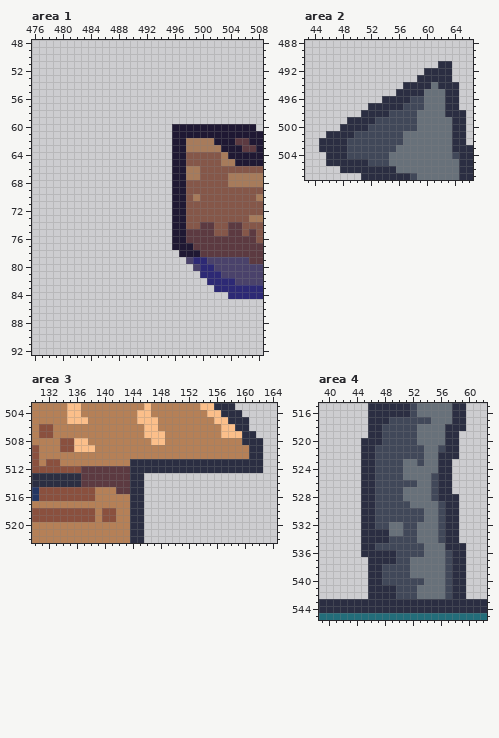
A pixel-art file gets an edit: res/img/towntiles.aseprite. Above: the version before the commit.
1024x1024 pixels, 1 frame. Colours within 5 levels of each other are drawn and written as one. Shown: area 1: x 476..508, y 48..92; area 2: x 43..66, y 488..507; area 3: x 130..164, y 503..522; area 4: x 39..62, y 515..545. The commit also changed other parts of the picture, which this record leaves out.
Now the later version:
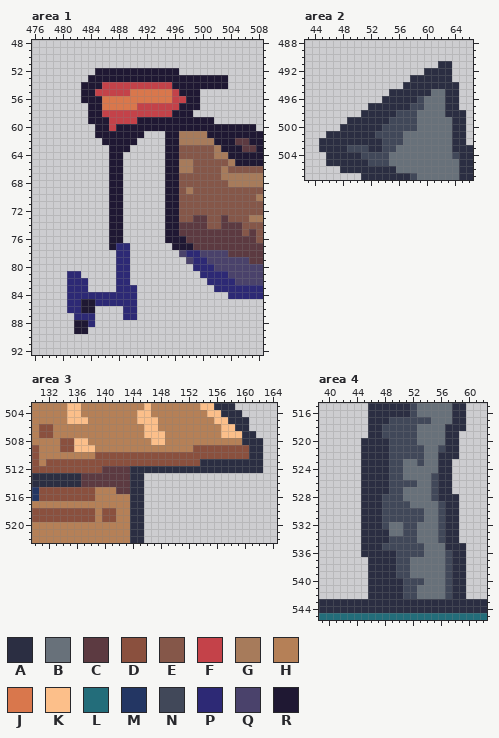
Palette (. is transparent): A #2b2e42  B #68717a  C #5c3a41  D #8a503e  E #855749  F #c44249  G #a77b5b  H #b58057  J #d9774c  K #fcbf8a  L #236d7a  M #233663  N #414859  P #2d2975  Q #4a426b  R #1f1833
The exact change:
--- area 1, layer "Layer 2"
@@ x 476..508 @@
 51 .................................
-52 .................................
-53 .................................
-54 .................................
-55 .................................
-56 .................................
-57 .................................
-58 .................................
-59 .................................
-60 ....................RRRRRRRRRRRR.
-61 ....................RRRRRRRRRRRRR
-62 ....................RRGGGGRRRCCRR
-63 ....................RRGGGGGRRRCCR
-64 ....................RREEEEEGRRRRR
-65 ....................RREEEEEGGRRRR
-66 ....................RRGGEEEEEEEEE
-67 ....................RRGGEEEEGGGGG
-68 ....................RREEEEEEGGGGG
-69 ....................RREEEEEEEEEEE
-70 ....................RREGEEEEEEEEG
-71 ....................RREEEEEEEEEEE
-72 ....................RREEEEEEEEEEE
-73 ....................RREEEEEEEEEGG
-74 ....................RREECCEECCEEE
-75 ....................RRCCCCEECCECE
-76 ....................RRCCCCCCCCCCE
-77 ....................RRRCCCCCCCCCC
-78 .....................RRRCCCCCCCCC
-79 ......................QPPQQQQQQCC
-80 .......................QPPQQQQQQQ
-81 ........................PPPQQQQQQ
-82 .........................PPPPQQQQ
-83 ..........................PPPPPPP
-84 ............................PPPPP
-85 .................................
-86 .................................
-87 .................................
-88 .................................
-89 .................................
+52 .........RRRRRRRRRRRR............
+53 ........RRRRRRRRRRRRRRRRRRRR.....
+54 .......RRRFFFFFFFFFFRRRRRRRR.....
+55 .......RRFFFFFJJJJJJFRRR.........
+56 .......RRRJJJJJJJJJJFFRR.........
+57 ........RRJJJJJFFFFFFRRR.........
+58 ........RRFFFFFFFFFFRRR..........
+59 ........RRRFFFFRRRRRRRRRRR.......
+60 .........RRFRRRRRRRRRRRRRRRRRRRR.
+61 .........RRRRRRR...RRGGGGRRRRRRRR
+62 ..........RRRRR....RRGGGGGRRRCCRR
+63 ...........RRR.....RREEEEEGRRRCCR
+64 ...........RR......RREEEEEGGRRRRR
+65 ...........RR......RRGGEEEEEGRRRR
+66 ...........RR......RRGGEEEEGEEEEE
+67 ...........RR......RREEEEEEGGGGGG
+68 ...........RR......RREEEEEEEGGGGG
+69 ...........RR......RREGEEEEEEEEEE
+70 ...........RR......RREEEEEEEEEEEG
+71 ...........RR......RREEEEEEEEEEEE
+72 ...........RR......RREEEEEEEEEEEE
+73 ...........RR......RREECCEECEEEGG
+74 ...........RR......RRCCCCEECCCEEE
+75 ...........RR......RRCCCCCCCCCECE
+76 ...........RR......RRRCCCCCCCCCCE
+77 ...........RPP......RRRCCCCCCCCCC
+78 ............PP.......QPPQQQQCCCCC
+79 ............PP........QPPQQQQQQCC
+80 ............PP.........PPPQQQQQQQ
+81 .....PP.....PP..........PPPPQQQQQ
+82 .....PPP....PP...........PPPPQQQQ
+83 .....PPP....PPP...........PPPPPPP
+84 .....PPPPPPPPPP.............PPPPP
+85 .....PPRRPPPPPP..................
+86 .....PPRR....PP..................
+87 ......PPP....PP..................
+88 ......RRP........................
+89 ......RR.........................
 90 .................................
--- area 2, layer "Layer 2"
@@ x 43..66 @@
 492 .................AAAA...
-493 ................AAAAA...
-494 ..............AAAABAAA..
-495 .............AAAABBBAA..
-496 ...........AAAANNBBBAA..
-497 .........AAAAANNNBBBAA..
-498 ........AAAANNNNBBBBAAA.
-499 ......AAAANNNNNNBBBBBAA.
-500 .....AAAANNNNNNNBBBBBAA.
-501 ...AAAANNNNNNNBBBBBBBAA.
-502 ..AAAANNNNNNNNBBBBBBBAA.
-503 ..AAAANNNNNNNBBBBBBBBAAA
-504 ...AAANNNNNNBBBBBBBBBNAA
+493 ...............AAAAAA...
+494 ..............AAAAAAAA..
+495 ............AAAAAABBAA..
+496 ...........AAAAANBBBAA..
+497 .........AAAAAANNBBBAA..
+498 ........AAAAANNNBBBBAAA.
+499 ......AAAAAANNNNBBBBBAA.
+500 .....AAAAAANNNNNBBBBBAA.
+501 ...AAAAAAANNNNBBBBBBBAA.
+502 ..AAAAAAAAANNNBBBBBBBAA.
+503 ..AAAANNNAANNBBBBBBBBAAA
+504 ...AAAAANNNNBBBBBBBBBNAA
 505 ...AAAAAANNNBBBBBBBBBBAA
--- area 3, layer "Layer 2"
@@ x 130..164 @@
 508 HHHHDDKKHHHHHHHHHKKHHHHHHHHHHHAAA..
-509 DHHHDDKKKHHHHHHHHHHHHHHHHHHHHHHAA..
-510 DHHHHHHHHHHHHHHHHHHHHHHHHHHHHHHAA..
-511 DHDDHHHHHHHHHHAAAAAAAAAAAAAAAAAAA..
-512 DDDDDDDCCCCCCCAAAAAAAAAAAAAAAAAAA..
+509 DHHHDDKKKHHHHHHHHHHHHHHDDDDDDDDAA..
+510 DHHHHHHHHDDDDDDDDDDDDDDDDDDDDDDAA..
+511 DHDDDDDDDDDDDDDDDDDDDDDDAAAAAAAAA..
+512 DDDDDDDDDDCCCCAAAAAAAAAAAAAAAAAAA..
 513 AAAAAAACCCCCCCAA...................
--- area 4, layer "Layer 2"
@@ x 45..52 @@
 519 .AANNNNN
-520 AAANNNNN
-521 AANNNNNN
-522 AANNNNNN
-523 AANNNNBB
-524 AANNNNBB
-525 AANNNNBB
-526 AANNNNNN
-527 AANNNNBB
-528 AANNNNBB
-529 AANNNNNB
-530 AANNNNNN
-531 AANNNNNN
-532 AANNBBNN
+520 AAAANNNN
+521 AAAANNNN
+522 AAAANNNN
+523 AAAANNBB
+524 AAAANNBB
+525 AAAANNBB
+526 AAAANNNN
+527 AAAANNBB
+528 AAANNNBB
+529 AAANNNNB
+530 AAANNNNN
+531 AAANNNNN
+532 AAANBBNN
 533 AAAABBNN
 534 AAAANNNN
-535 AANNNNNN
+535 AAANNNNN
 536 AAAAANNN
 537 .AAAANNB
-538 .AANNNNB
-539 .AANNNNB
-540 .AANNNNN
-541 .AAAANNN
-542 .AAAANNN
+538 .AAAANNB
+539 .AAAANNB
+540 .AAAAANN
+541 .AAAAANN
+542 .AAAAANN
 543 AAAAAAAA
Boxes around the changes in both pictures, in picture pixels (x1, y1, x2, y2):
changed: (67, 68, 228, 334)
changed: (347, 75, 438, 159)
changed: (60, 445, 249, 473)
changed: (375, 438, 403, 599)
